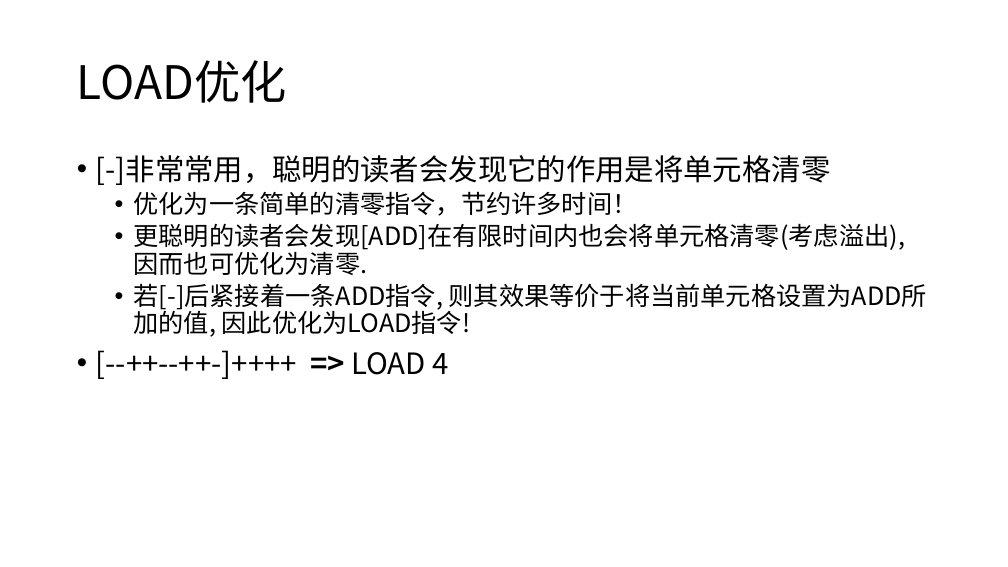
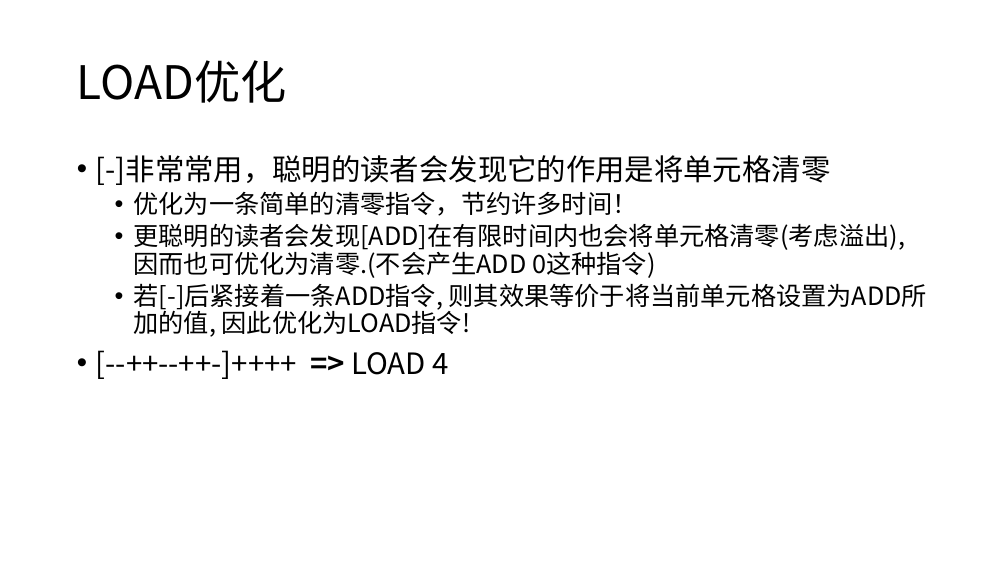
Before and after one commit to UshioA/bfpy, a slide deck: slide 13 of Python演示文稿.pptx. Drawn at 1008x567 pixels with LibreOffice and Linux fonts; fonts in the diff are those of the drawing. Boxes give left, top, right and bottom in pixels: in the first picture for what was removed or moved away, otherwise in the second. Text is boxed around its words. In the diff, an @@ line names an element or a change of style, - is before the commit and + after.

Commit message:
fin ppt

```diff
--- a/Python演示文稿.pptx
+++ b/Python演示文稿.pptx
@@ text at bbox=[134, 223, 905, 278]: text changed @@
-  • 更聪明的读者会发现[ADD]在有限时间内也会将单元格清零(考虑溢出), 因而也可优化为清零.
+  • 更聪明的读者会发现[ADD]在有限时间内也会将单元格清零(考虑溢出), 因而也可优化为清零.(不会产生ADD 0这种指令)
```
Also in this commit, not shown: 1 other slide changed, 11 slides added, 1 slide removed.
